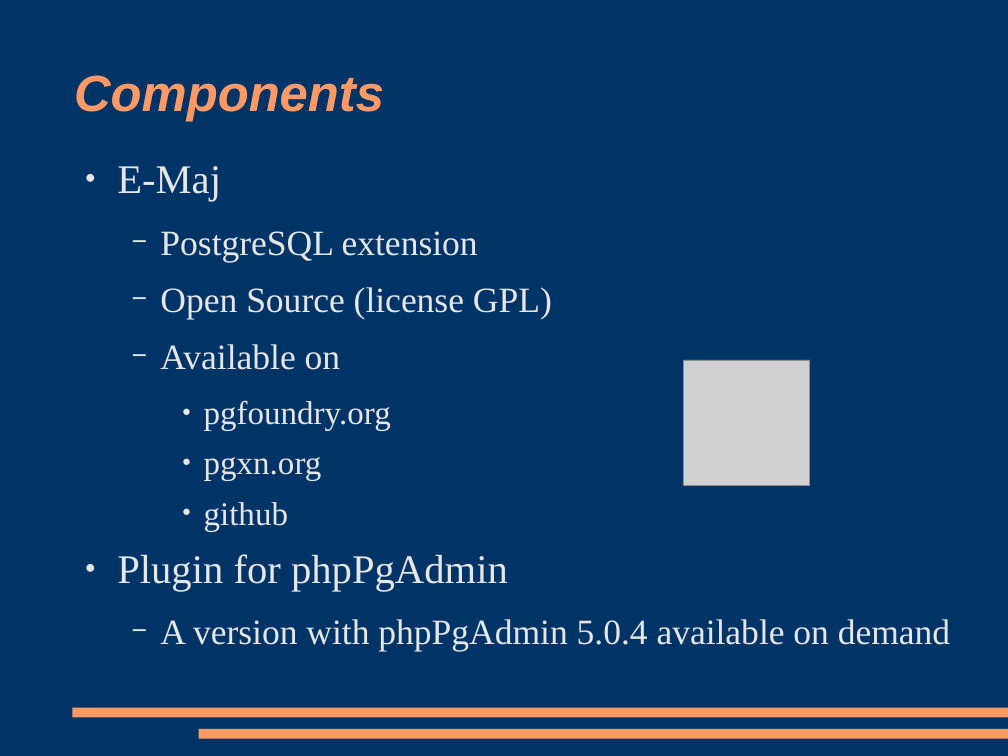
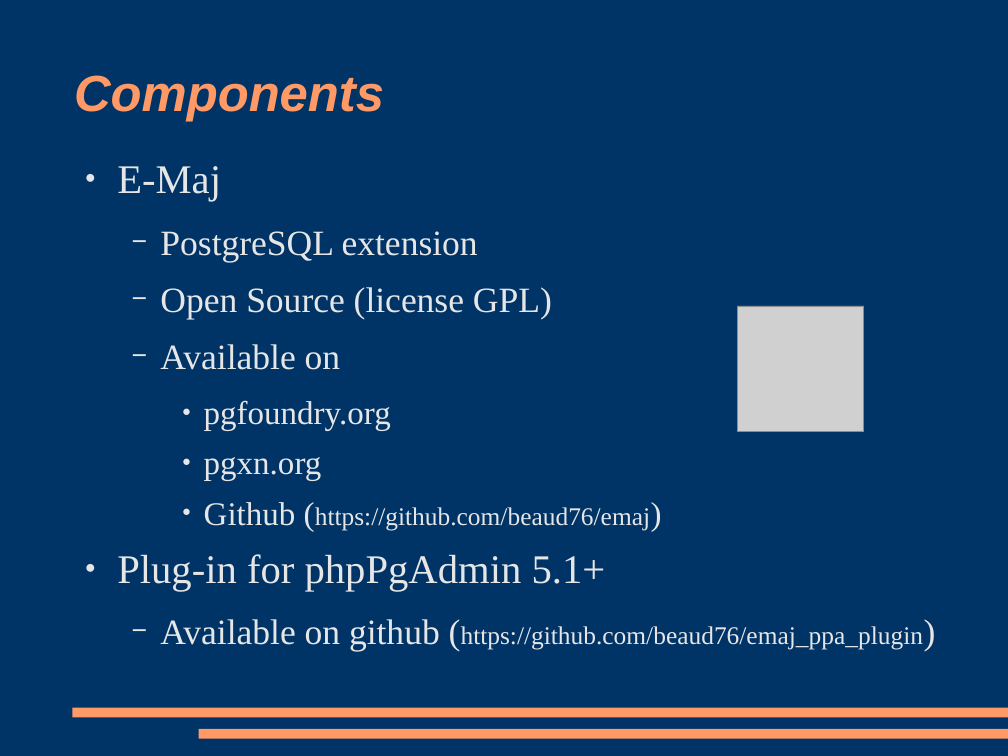
Before and after one commit to beaud76/emaj_doc, a slide deck: slide 3 of Emaj_pres_en.odp. Drawn at 1008x756 pixels with LibreOffice and Linux fonts; fonts in the diff are those of the drawing; grey boxes stand for pictures. Boxes give left, top, right and bottom in pixels: in the first picture for what was removed or moved away, otherwise in the second. Text is boxed around its words. In the diff, an @@ line names an element or a change of style, - is before the commit and + after.

```diff
--- a/Emaj_pres_en.odp
+++ b/Emaj_pres_en.odp
@@ picture: place and size @@
-picture at <box>684,360,810,487</box>
+picture at <box>738,306,864,433</box>
@@ text at <box>117,502,923,651</box>: text changed; size 28 to 20 pt @@
-    ● github
-● Plugin for phpPgAdmin
-  − A version with phpPgAdmin 5.0.4 available on demand
+    ● Github (https://github.com/beaud76/emaj)
+● Plug-in for phpPgAdmin 5.1+
+  − Available on github (https://github.com/beaud76/emaj_ppa_plugin)
```
Also in this commit, not shown: 13 other slides changed, 4 slides added, 2 slides removed, 3 other files.
